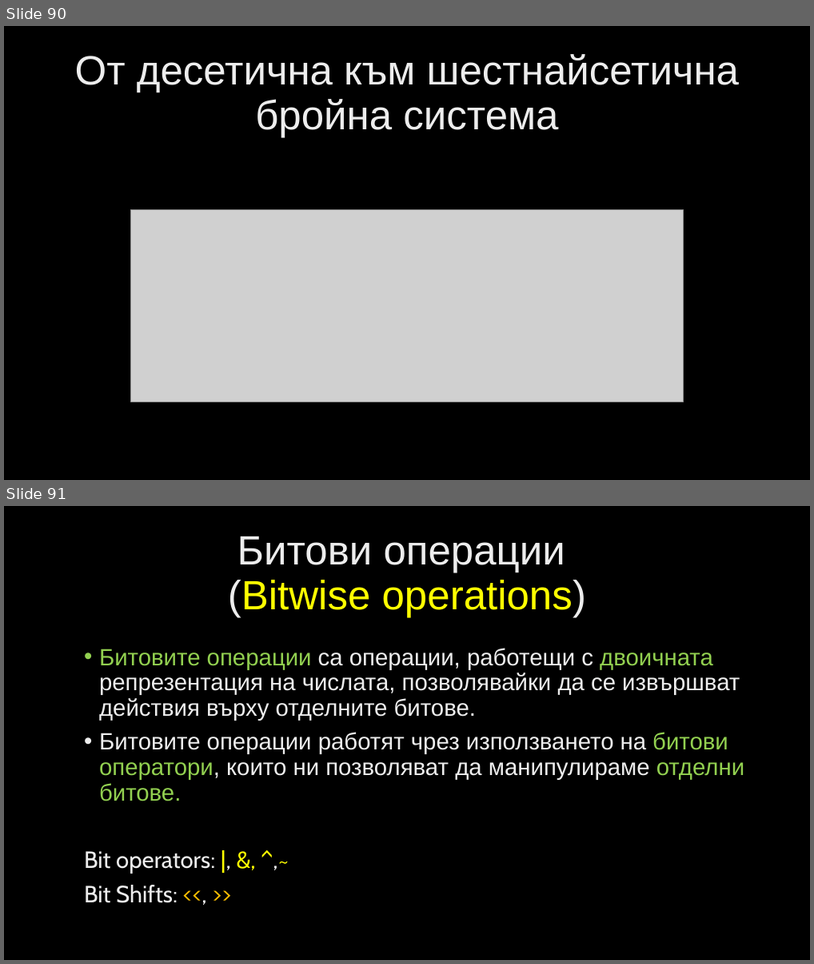
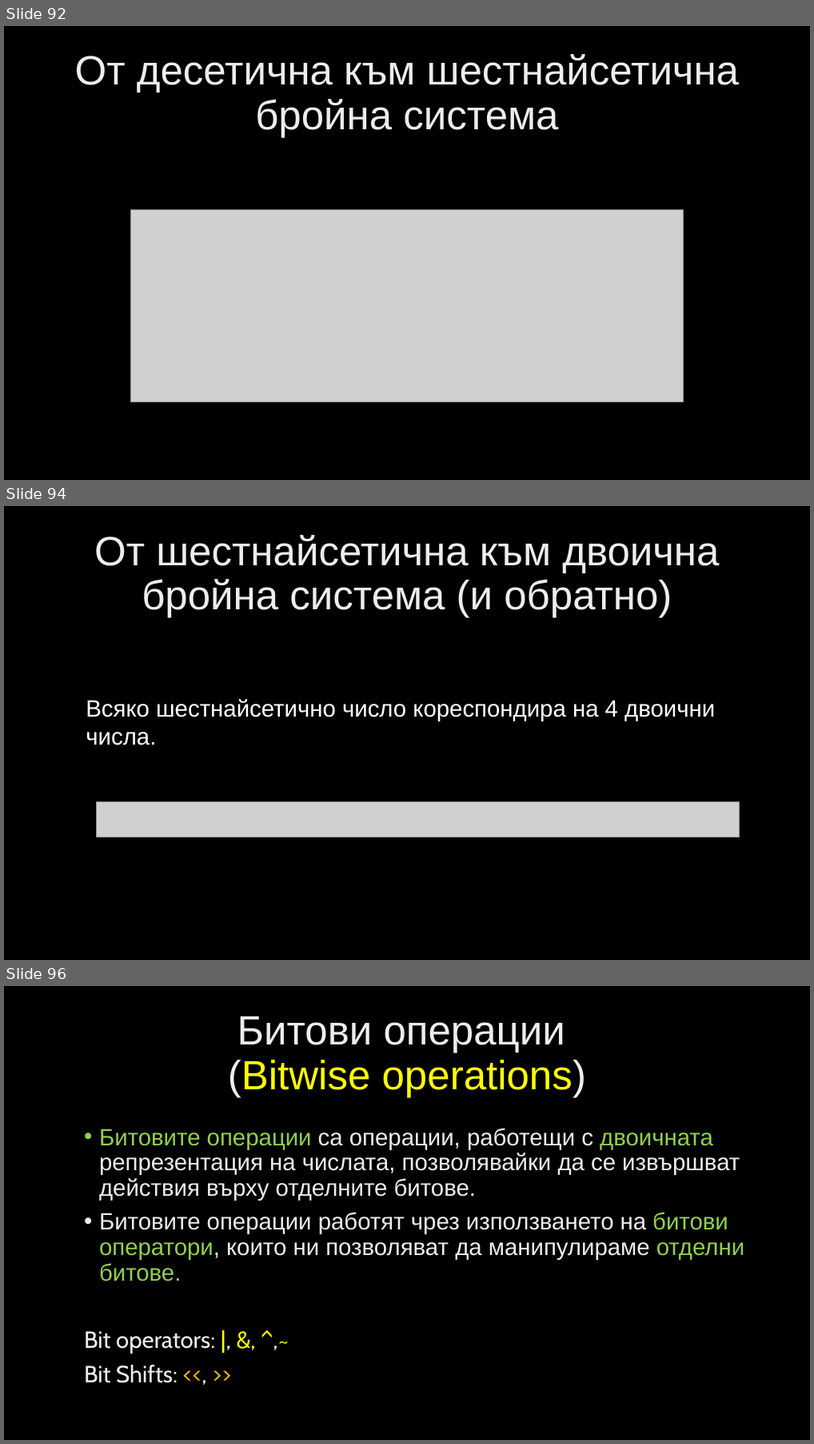
Before and after one commit to velizar92/CSharp-Programming-Presentations, a slide deck: C# Intermediate.pptx. Shown one above the other, each under a label of ours: slides 90 and 91 before the commit, slides 92, 94 and 96 after it; the slides between them are not shown. The pictures are 814x964 and 814x1444 pixels, drawn with LibreOffice and Linux fonts; fonts in the diff are those of the drawing; grey boxes stand for pictures; background and template pictures are left out. Boxes give left, top, right and bottom in pixels: in the first picture for what was removed or moved away, otherwise in the second. Text is boxed around its words. In the diff, an @@ line names an element or a change of style, - is before the commit and + after.

```diff
--- a/C# Intermediate.pptx
+++ b/C# Intermediate.pptx
@@ slide 94 added at [4,506,810,960], background picture (left out) @@
@@ title added at [94,535,719,617], 48.6 pt, text gradient #BFBFBF to #EDEDED to #FFFFFF @@
+От шестнайсетична към двоична бройна система (и обратно)
@@ text added at [86,699,715,745], 28 pt, text #FFFFFF @@
+Всяко шестнайсетично число кореспондира на 4 двоични числа.
@@ picture added at [97,802,740,837] @@
@@ what was slide 90 is now slide 92 @@
@@ what was slide 91 is now slide 96 @@
```
Also in this commit, not shown: 3 slides changed, 5 other slides added.
